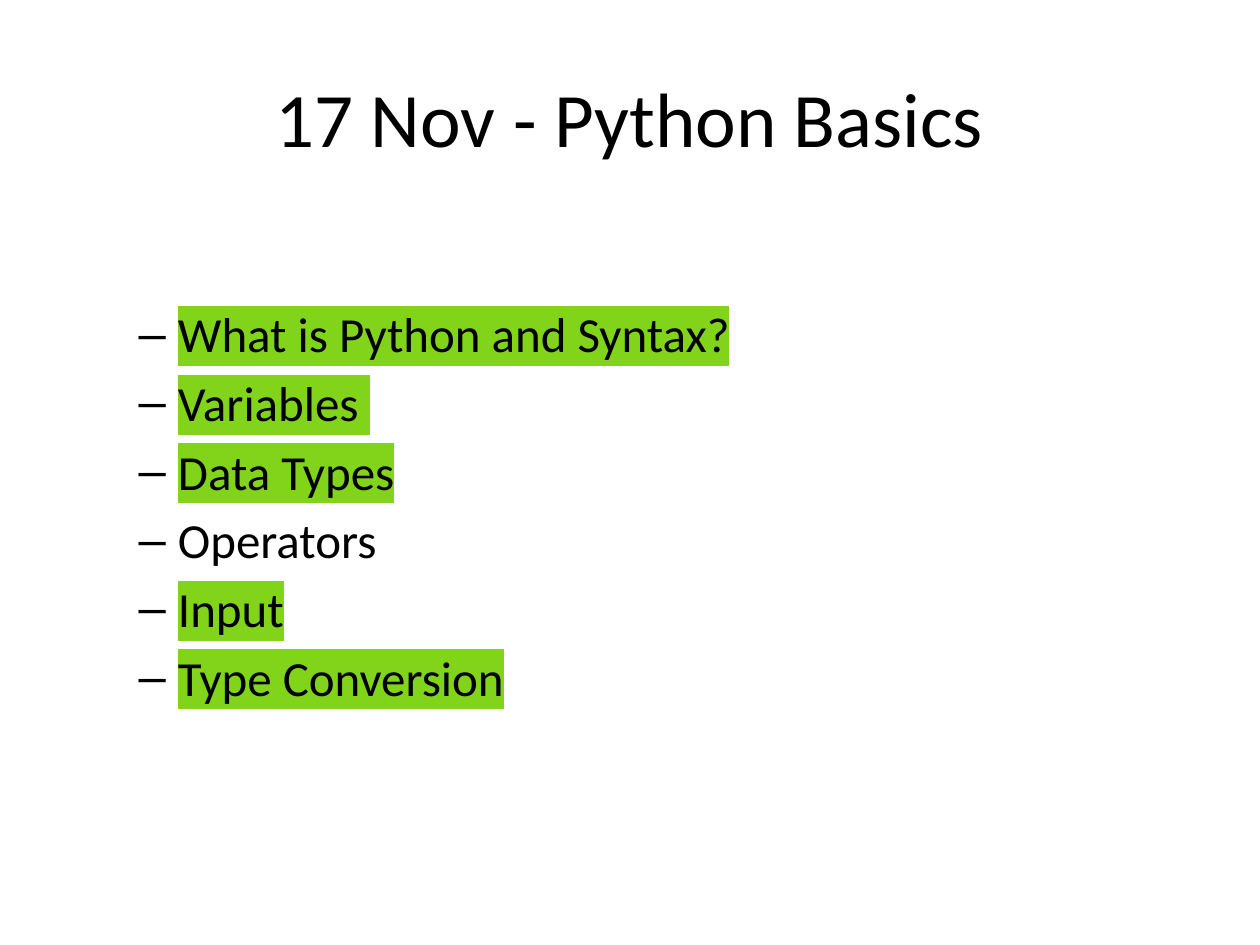
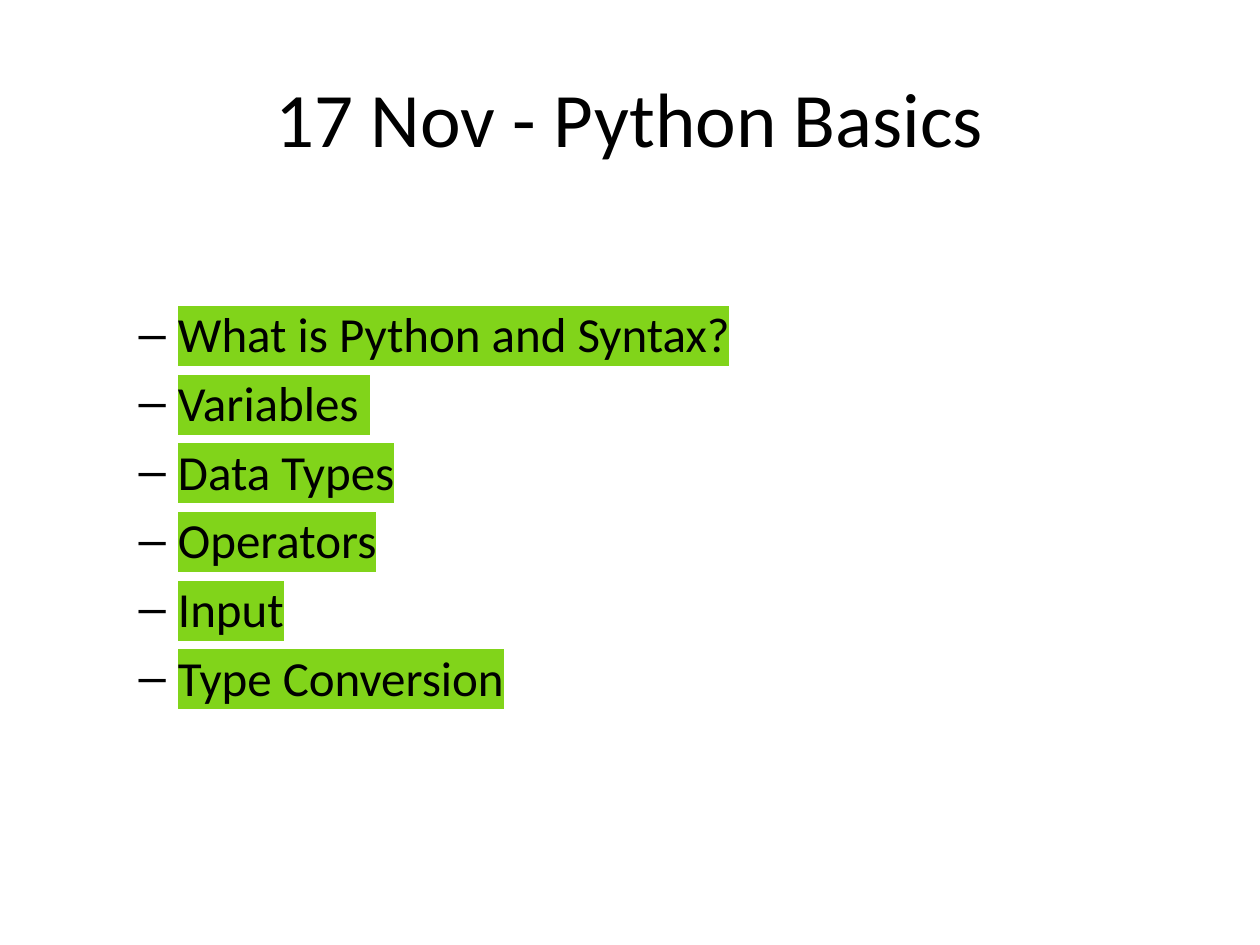
Before and after one commit to GopalMarmat/AIML_Nov, a slide deck: slide 2 of Python_DataScience_Topics.pptx. Drawn at 1260x945 pixels with LibreOffice and Linux fonts; fonts in the diff are those of the drawing. Boxes give left, top, right and bottom in pixels: in the first picture for what was removed or moved away, otherwise in the second. Text is boxed around its words. In the diff, an @@ line names an element or a change of style, - is before the commit and + after.

```diff
--- a/Python_DataScience_Topics.pptx
+++ b/Python_DataScience_Topics.pptx
@@ text at (178,518,377,570): highlight none to #81D41A in "Operators" @@
```
Also in this commit, not shown: 2 other files.
